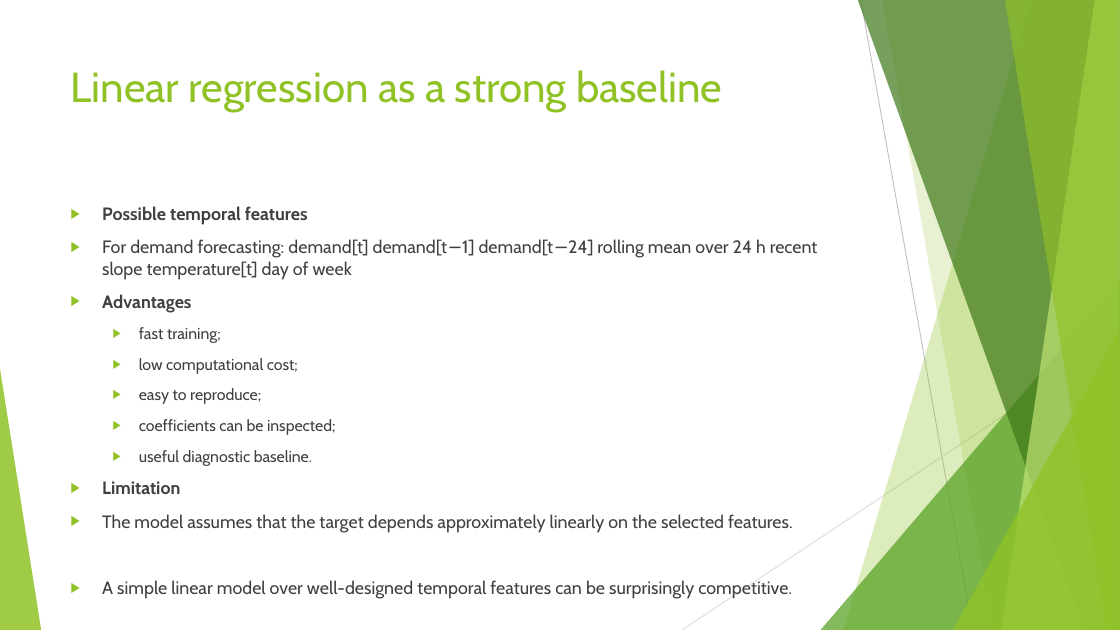
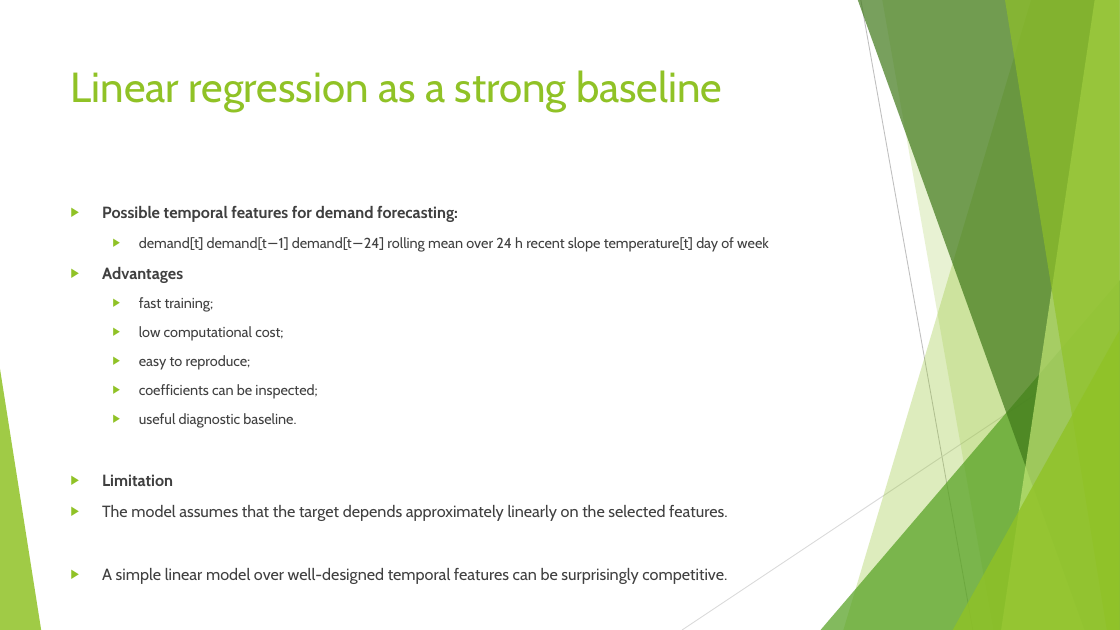
Before and after one commit to FranzGH/timeseries, a slide deck: slide 101 of Slides/03 Traditional Baselines and Feature-Based Machine Learning.pptx. Drawn at 1120x630 pixels with LibreOffice and Linux fonts; fonts in the diff are those of the drawing. Boxes give left, top, right and bottom in pixels: in the first picture for what was removed or moved away, otherwise in the second. Text is boxed around its words. In the diff, an @@ line names an element or a change of style, - is before the commit and + after.

```diff
--- a/Slides/03 Traditional Baselines and Feature-Based Machine Learning.pptx
+++ b/Slides/03 Traditional Baselines and Feature-Based Machine Learning.pptx
@@ text at (102, 206, 769, 252): text changed; size 15.3 to 12.4 pt @@
-▶ Possible temporal features
-▶ For demand forecasting: demand[t] demand[t−1] demand[t−24] rolling mean over 24 h recent slope temperature[t] day of week
+▶ Possible temporal features for demand forecasting:
+  ▶ demand[t] demand[t−1] demand[t−24] rolling mean over 24 h recent slope temperature[t] day of week
@@ text at (102, 267, 727, 584): size 15.3 to 13.9 pt in "Advantages", "Limitation", "The model assumes that the target depends ...", "A simple linear model over well-designed temporal ..."; size 13.6 to 12.4 pt in "fast training;", "low computational cost;", "easy to reproduce;", "coefficients can be inspected;" and 1 more places @@
```
Also in this commit, not shown: 53 other slides changed.
